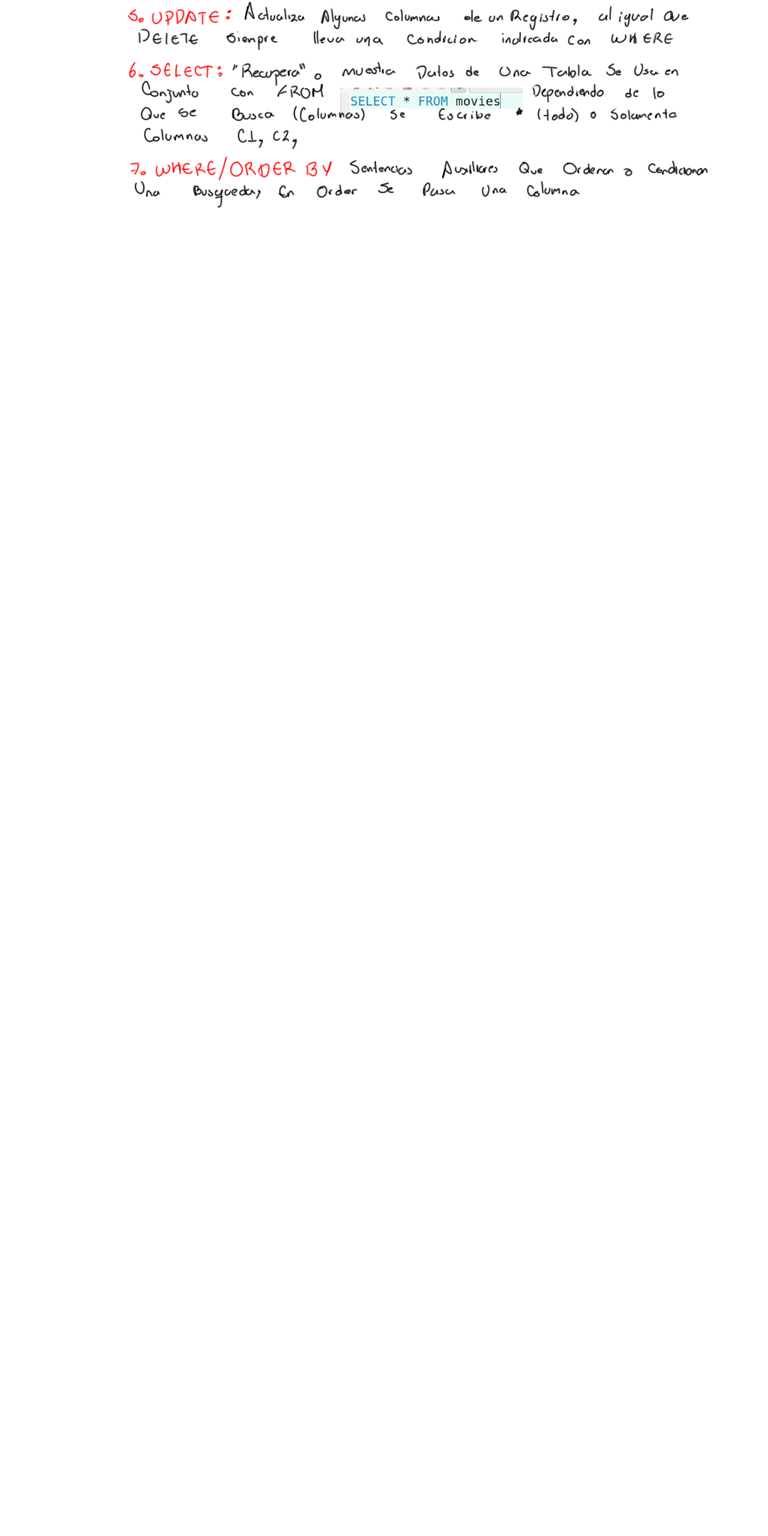
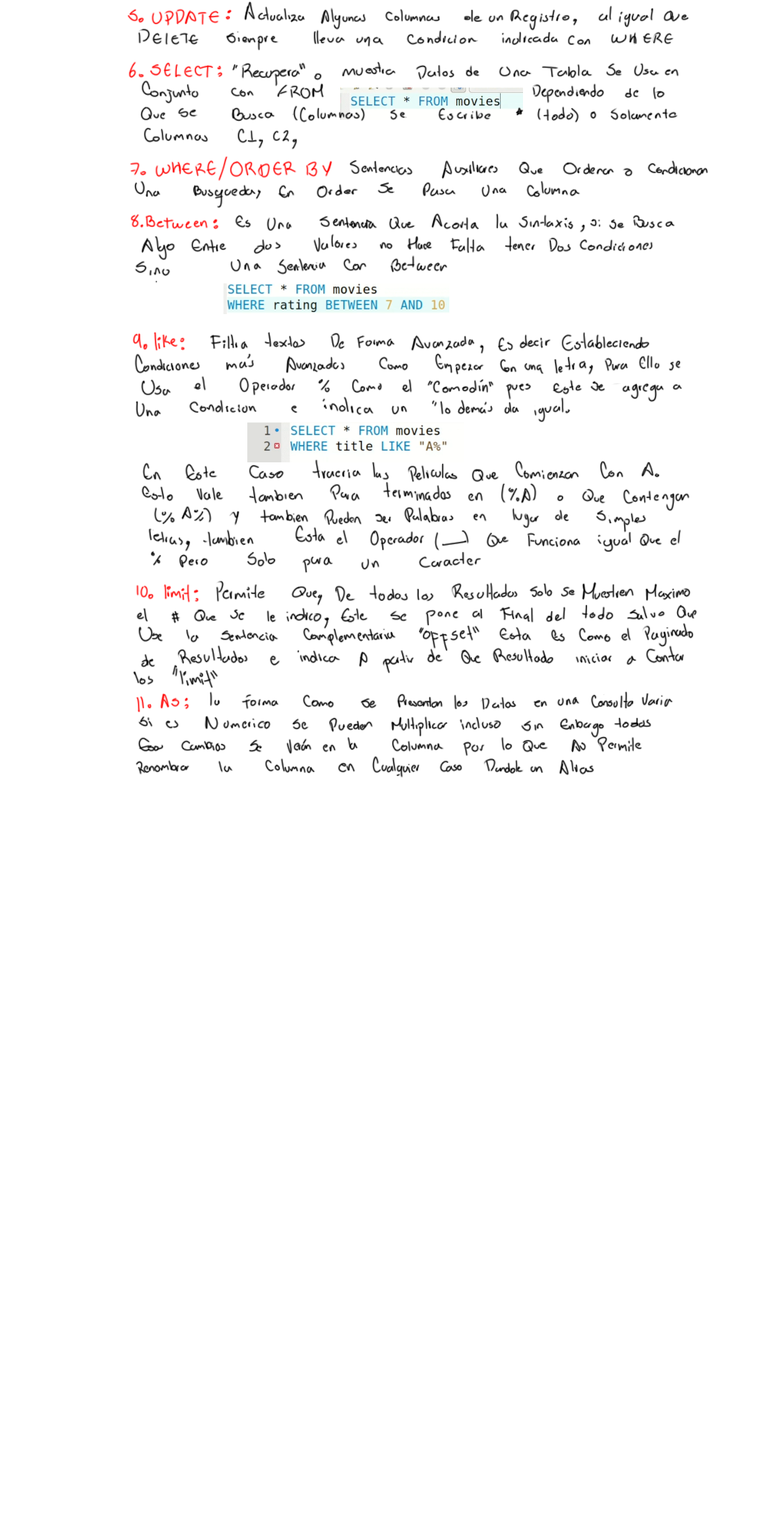
Revision of a layered 768x1536 image; what changed, layer by layer:
added layer "Capa 2" above "Capa 1" over [132, 422, 698, 778]
added layer "Capa 1" above "Pag 4" over [132, 283, 683, 423]
painted on "Pag 4" over [129, 212, 676, 284]
